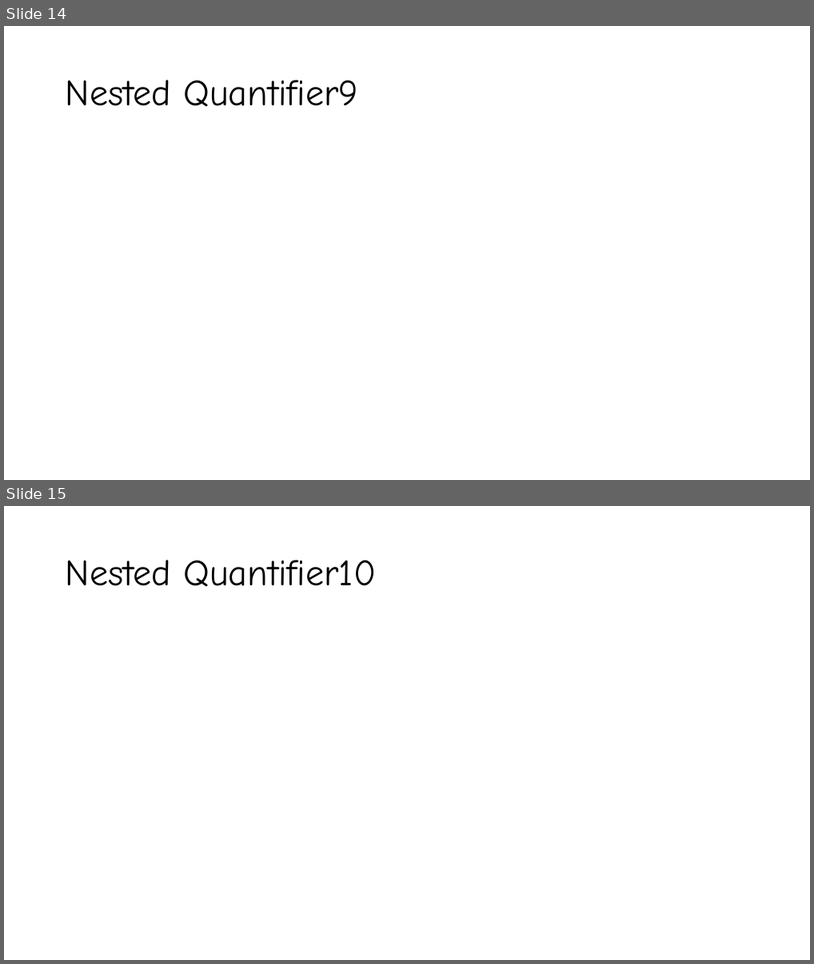
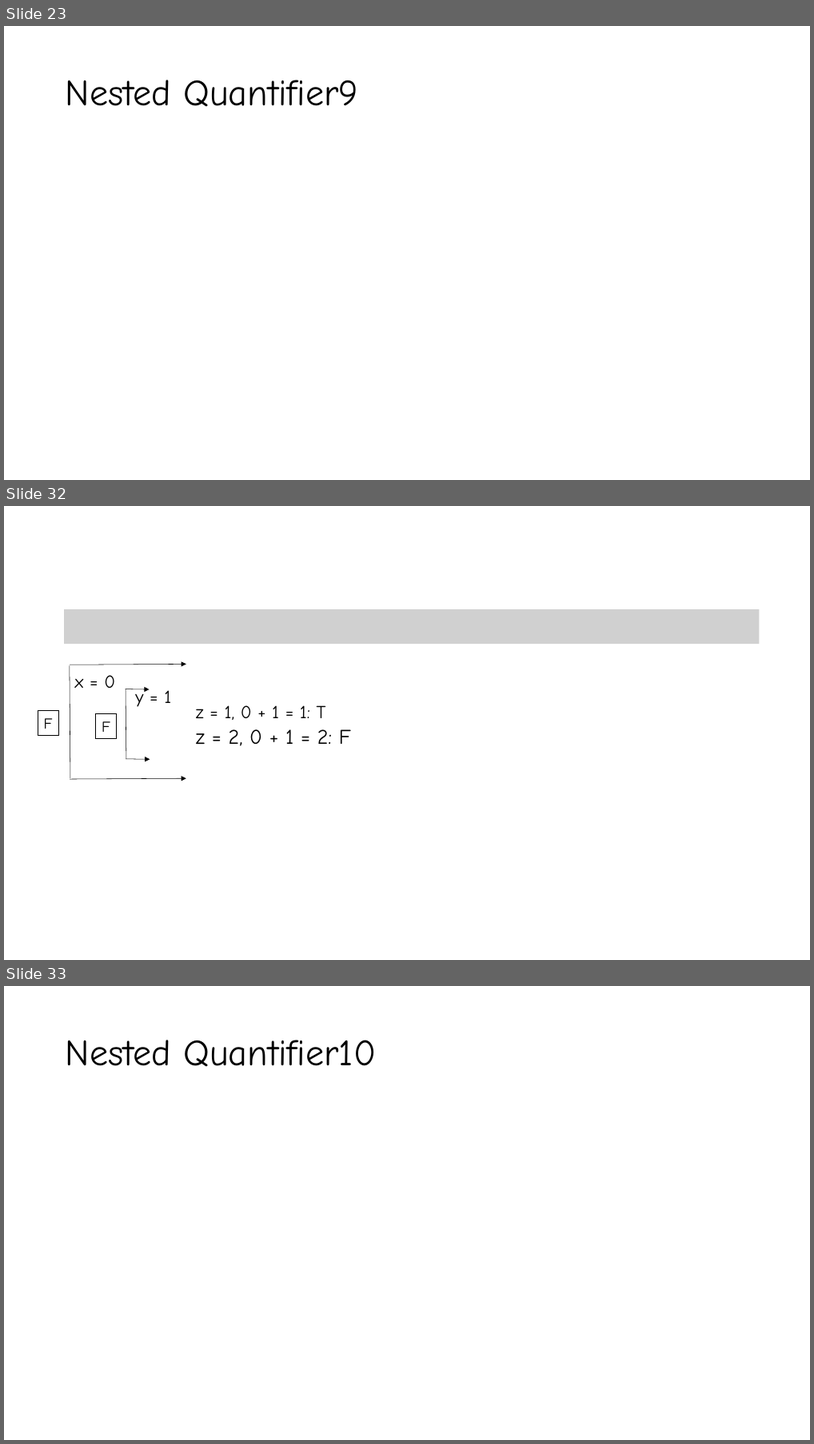
Before and after one commit to YeasirRayhanPrince/yeasirrayhanprince.github.io, a slide deck: cse106/slides/2. Predicate.pptx. Shown one above the other, each under a label of ours: slides 14 and 15 before the commit, slides 23, 32 and 33 after it; the slides between them are not shown. The pictures are 814x964 and 814x1444 pixels, drawn with LibreOffice and Linux fonts; fonts in the diff are those of the drawing; grey boxes stand for pictures. Boxes give left, top, right and bottom in pixels: in the first picture for what was removed or moved away, otherwise in the second. Text is boxed around its words. In the diff, an @@ line names an element or a change of style, - is before the commit and + after.

```diff
--- a/cse106/slides/2. Predicate.pptx
+++ b/cse106/slides/2. Predicate.pptx
@@ slide 32 added at (4,506,810,960), background #FFFFFF @@
@@ picture added at (64,609,759,644) @@
@@ line added from (70, 666) to (70, 778), #000000 0.5 pt @@
@@ arrow added from (70, 664) to (186, 664), #000000 0.5 pt @@
@@ text added at (75,675,351,746), 21.7 pt, text #000000 @@
+x = 0
+y = 1
+z = 1, 0 + 1 = 1: T
+z = 2, 0 + 1 = 2: F
@@ line added from (126, 688) to (126, 759), #000000 0.5 pt @@
@@ arrow added from (126, 688) to (149, 689), #000000 0.5 pt @@
@@ rectangle added at (38,711,59,735), outline #000000 0.75 pt, 18 pt, text #000000 @@
+F
@@ rectangle added at (96,714,117,738), outline #000000 0.75 pt, 18 pt, text #000000 @@
+F
@@ line added from (114, 722) to (114, 722), #4472C4 0.5 pt @@
@@ arrow added from (126, 759) to (150, 759), #000000 0.5 pt @@
@@ arrow added from (70, 779) to (186, 778), #000000 0.5 pt @@
@@ what was slide 14 is now slide 23 @@
@@ what was slide 15 is now slide 33 @@
```
Also in this commit, not shown: 18 other slides added, 5 other files.
